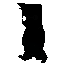
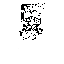
Two versions of the same layered image (64x64). Layer-by-layer changes:
hid group "Group 2" (3 layers) over left=17, top=3, right=48, bottom=63
hid "Layer 4 copy 7" over left=17, top=3, right=48, bottom=63
added group "Group 1 copy 5" with 6 layers above "Group 1" over left=17, top=3, right=48, bottom=63
added layer "Layer 4 copy 17" in group "Group 1 copy 5" over left=18, top=3, right=45, bottom=49
hid "Background" over left=17, top=3, right=48, bottom=63
